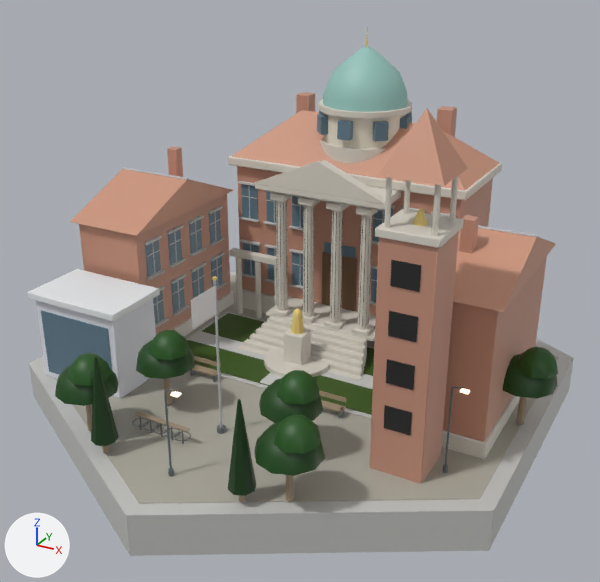
Before and after pictures for a commit that changed the glTF model native/godot/assets/art/blender/university_med.glb.
The view is the same before and after, from a 50 mm camera at (15.9, -29.1, 18.1) aimed at (0.4, -0.9, 4.0). Arrows for +X, +Y and +Z are at lower left; the lights stay in place. The picture after the commit comes second. Vertices at exactly the same position are counted once.

In view in the first picture: 'brick', 'cladding', 'copper', 'dark', 'glass', 'glow_warm', 'leaf', 'pavers', 'roof_tile', 'steel_dark', 'stone', 'turf', 'wall_concrete', 'wood' and 4 more.
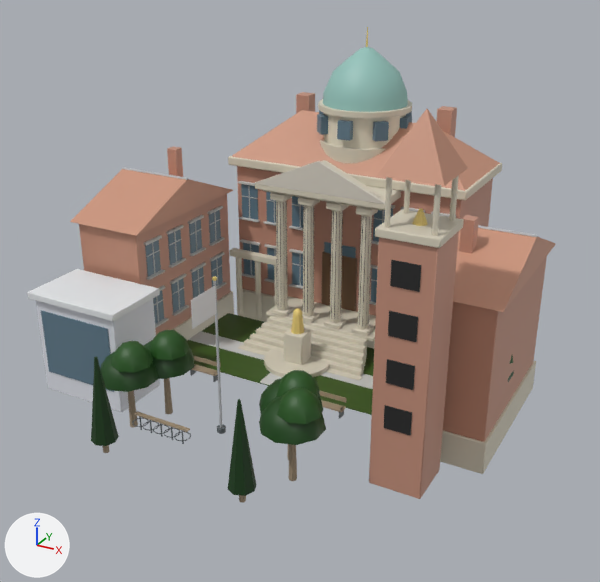
Edits to the bpy script that builds the scene:
```text
Change me_brick:
    remove me_brick.from_pydata(...)  # 192 vertices, 352 faces; spans x -9.4..9.4, y -6.0..8.2, z 0.1..10.6
    add me_brick.from_pydata(...)  # 192 vertices, 352 faces; spans x -9.4..9.4, y -6.0..8.2, z -0.6..10.6
    me_brick part 1: all 24 vertices in x 6.0..9.4, y -6.0..3.6, z 0.1 are moved by (0.0, 0.0, -0.7)
    other edits to the shape of me_brick do not show in these pictures
Change me_cladding:
    remove me_cladding.from_pydata(...)  # 48 vertices, 88 faces; spans x -9.4..-4.8, y -6.8..-3.8, z 0.1..4.1
    add me_cladding.from_pydata(...)  # 48 vertices, 88 faces; spans x -9.4..-4.8, y -6.8..-3.8, z -0.55..4.1
    me_cladding part 2: all 12 vertices in x -9.2..-5.0, y -6.6..-4.0, z 0.1..0.14 are moved by (0.0, 0.0, -0.65)
Change me_leaf:
    remove me_leaf.from_pydata(...)  # 428 vertices, 716 faces; spans x -11.1..11.2, y -10.3..0.7, z 0.7..4.1
    add me_leaf.from_pydata(...)  # 428 vertices, 716 faces; spans x -9.4..9.5, y -10.3..0.8, z 0.7..4.1
    me_leaf part 3: the loose piece of 41 vertices spanning x -5.5..-3.3, y -10.2..-7.8, z 2.0..3.1 is moved by (0.8, 1.5, 0.0)
    me_leaf part 4: the loose piece of 25 vertices spanning x -4.8..-3.2, y -10.0..-8.4, z 2.8..3.7 is moved by (0.8, 1.5, 0.0)
    me_leaf part 5: the loose piece of 41 vertices spanning x 3.3..5.5, y -10.2..-7.8, z 2.0..3.1 is moved by (-0.8, 1.5, 0.0)
    me_leaf part 6: the loose piece of 25 vertices spanning x 4.0..5.6, y -10.0..-8.4, z 2.8..3.7 is moved by (-0.8, 1.5, 0.0)
    me_leaf part 7: the loose piece of 41 vertices spanning x 8.9..11.1, y -1.7..0.7, z 2.0..3.1 is moved by (-1.7, 0.1, 0.0)
    me_leaf part 8: the loose piece of 25 vertices spanning x 9.6..11.2, y -1.5..0.1, z 2.8..3.7 is moved by (-1.7, 0.1, 0.0)
    other edits to the shape of me_leaf do not show in these pictures
Change me_pavers:
    remove me_pavers.from_pydata(...)  # 28 vertices, 44 faces; spans x -10.0..10.0, y -11.6..11.6, z 0.1..0.2
    add me_pavers.from_pydata(...)  # 16 vertices, 24 faces; spans x -5.6..5.6, y -2.8..2.4, z 0.2
    me_pavers part 9: the loose piece of 12 vertices spanning x -10.0..10.0, y -11.6..11.6, z 0.1 is deleted
Change me_steel_dark:
    remove me_steel_dark.from_pydata(...)  # 570 vertices, 1028 faces; spans x -8.6..8.9, y -9.9..9.9, z 0.1..3.7
    add me_steel_dark.from_pydata(...)  # 342 vertices, 644 faces; spans x -3.6..3.6, y -8.3..-3.2, z 0.1..0.8
    me_steel_dark part 10: 18 loose pieces with 228 vertices, spanning x -8.6..8.9, y -9.9..9.9, z 0.1..3.7, are deleted
Change me_stone:
    remove me_stone.from_pydata(...)  # 1314 vertices, 2436 faces; spans x -9.5..9.5, y -6.1..8.5, z 0.1..11.0
    add me_stone.from_pydata(...)  # 1314 vertices, 2436 faces; spans x -9.5..9.5, y -6.1..8.5, z -0.6..11.0
    me_stone part 11: all 15 vertices in x -9.5..-5.7, y -3.5..3.7, z 0.1 are moved by (0.0, 0.0, -0.7)
    me_stone part 12: all 15 vertices in x 5.7..9.5, y -3.5..3.7, z 0.1 are moved by (0.0, 0.0, -0.7)
    other edits to the shape of me_stone do not show in these pictures
Change me_wall_concrete:
    remove me_wall_concrete.from_pydata(...)  # 1852 vertices, 3244 faces; spans x -10.7..10.7, y -12.3..12.3, z -1.6..8.0
    add me_wall_concrete.from_pydata(...)  # 1816 vertices, 3180 faces; spans x -6.2..6.2, y -3.0..8.4, z 1.5..8.0
    me_wall_concrete part 13: the loose piece of 24 vertices spanning x -5.8..5.8, y -3.0..2.6, z 0.1..0.2 is deleted
    me_wall_concrete part 14: the loose piece of 12 vertices spanning x -10.7..10.7, y -12.3..12.3, z -1.6..0.1 is deleted
Change me_wood:
    remove me_wood.from_pydata(...)  # 172 vertices, 288 faces; spans x -10.2..10.2, y -9.9..3.6, z 0.1..4.0
    add me_wood.from_pydata(...)  # 172 vertices, 288 faces; spans x -8.4..8.4, y -9.9..3.6, z -0.2..4.0
    me_wood part 15: the loose piece of 14 vertices spanning x -4.6..-4.2, y -9.1..-8.8, z 0.2..2.4 is scaled about its middle by (1, 1, 1.2), then moved by (0.8, 1.5, -0.2)
    me_wood part 16: the loose piece of 14 vertices spanning x 4.2..4.6, y -9.1..-8.8, z 0.2..2.4 is scaled about its middle by (1, 1, 1.2), then moved by (-0.8, 1.5, -0.2)
    me_wood part 17: the loose piece of 14 vertices spanning x 9.8..10.2, y -0.6..-0.3, z 0.2..2.4 is scaled about its middle by (1, 1, 1.2), then moved by (-1.7, 0.1, -0.2)
    me_wood part 18: 7 of 172 vertices moved; they spanned x -3.2..-2.8, y -6.1..-5.8, z 0.2 and now span x -3.2..-2.8, y -6.1..-5.8, z -0.2; mean shift (0.0, 0.0, -0.4); largest move (-3.0, -5.8, 0.2) -> (-3.0, -5.8, -0.2)
    other edits to the shape of me_wood do not show in these pictures
Remove ob_glow_warm:
    ob_glow_warm = bpy.data.objects.new('glow_warm', me_glow_warm)
```

Where the change shows, as pixel boxes [x1, y1, x2, y2] in the pictures (600 x 582 px; the box of a moved part takes in the faces that stretch with it):
'wall_concrete', reshaped: before [29, 181, 574, 556]; after [144, 181, 456, 328]
'pavers', reshaped: before [55, 275, 559, 504]; after [188, 331, 373, 389]
'leaf', reshaped (16% narrower): before [55, 330, 558, 496]; after [91, 330, 514, 496]
'wood', reshaped: before [86, 252, 527, 502]; after [102, 252, 357, 502]
'steel_dark', reshaped: before [132, 364, 464, 477]; after [132, 369, 344, 444]
'glow_warm', deleted: before [170, 389, 470, 397]
part 1 of me_brick, moved or reshaped: before [370, 337, 536, 484]; after [369, 337, 536, 499]
part 2 of me_cladding, moved or reshaped: before [36, 299, 156, 399]; after [36, 299, 160, 412]
part 3 of me_leaf, moved or reshaped: before [55, 365, 119, 406]; after [101, 352, 159, 392]
part 4 of me_leaf, moved or reshaped: before [67, 353, 111, 386]; after [111, 341, 153, 373]
part 5 of me_leaf, moved or reshaped: before [254, 422, 325, 476]; after [259, 396, 326, 445]
part 6 of me_leaf, moved or reshaped: before [273, 414, 321, 454]; after [277, 387, 322, 424]
part 7 of me_leaf, moved or reshaped (mostly hidden afterwards): before [503, 354, 558, 398]; after [508, 371, 514, 382]
part 8 of me_leaf, moved or reshaped (mostly hidden afterwards): before [518, 347, 558, 379]; after [510, 356, 513, 364]
part 9 of me_pavers, deleted: before [55, 275, 559, 504]
part 10 of me_steel_dark, deleted: before [164, 387, 464, 477]
part 11 of me_stone, moved or reshaped: before [175, 293, 234, 337]; after [175, 293, 234, 340]
part 12 of me_stone, moved or reshaped: before [243, 291, 520, 459]; after [238, 291, 536, 474]
part 13 of me_wall_concrete, deleted (mostly hidden): before [186, 312, 374, 419]
part 14 of me_wall_concrete, deleted: before [29, 272, 574, 556]
part 15 of me_wood, moved or reshaped: before [86, 404, 92, 432]; after [128, 390, 138, 427]
part 16 of me_wood, moved or reshaped: before [285, 475, 294, 501]; after [288, 444, 297, 481]
part 17 of me_wood, moved or reshaped (not visible afterwards): before [516, 397, 527, 424]
part 18 of me_wood, moved or reshaped: before [164, 378, 172, 405]; after [164, 378, 173, 415]
